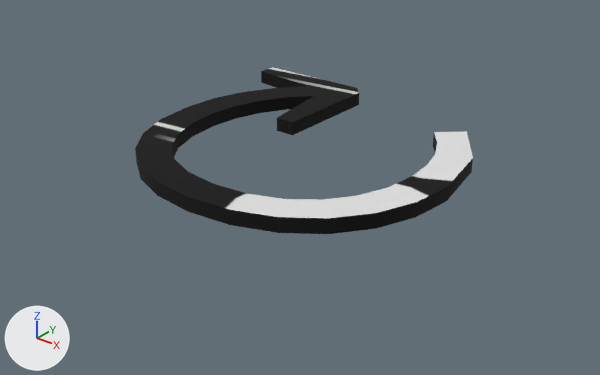
An edit to the OBJ model models/AirHockey/reset.obj, drawn before and after from the same camera.
Before and after are seen from a 50 mm lens placed at (16.41, -20.46, 11.09), pointed at (0.35, -0.38, -1.36). The axes (+X, +Y, +Z) are drawn at lower left. The lights are the same throughout. Where no turn or scale is listed for an object, it has been applied to the vertices.

The first picture shows 'reset'.
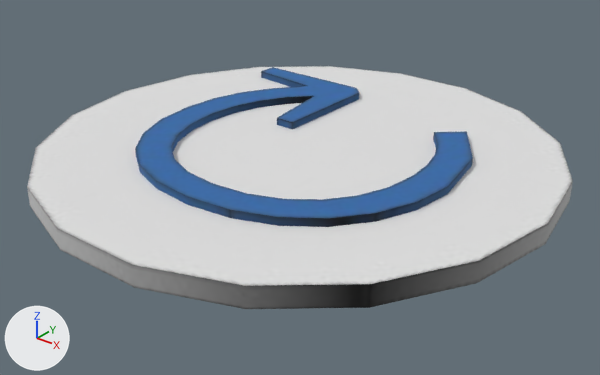
Patch to the scene script:
```diff
--- a/models/AirHockey/reset.obj.py
+++ b/models/AirHockey/reset.obj.py
@@ me_reset @@
 # used by ob_reset; location = (0.0, 0.0, 0.0)
-me_reset.from_pydata(...)  # 92 vertices, 180 faces; spans x -5.83..5.83, y -5.51..5.51, z -0.25..0.25
+me_reset.from_pydata(...)  # 128 vertices, 248 faces; spans x -8.97..8.96, y -8.79..8.86, z -0.71..0.25
+# me_reset part 1: a new loose piece, an 18-sided cylinder along z spanning x -8.97..8.96, y -8.79..8.86, z -0.71..-0.02, in mat_wire_088177027 (picture img_reset_jpg)
+# me_reset part 2: 180 kept faces spanning x -5.83..5.83, y -5.51..5.51, z -0.25..0.25 get new texture (UV) coordinates
 me_reset.materials.append(mat_wire_088177027)
```

Boxes [x1, y1, x2, y2] around the edits, measured in the pictures (600 x 375 px):
'reset', reshaped (61% wider, 45% taller)
    before: [135, 67, 473, 234]
    after: [27, 66, 573, 309]
part 1 of me_reset, added
    after: [27, 66, 573, 309]
part 2 of me_reset, surface changed
    both: [135, 67, 473, 227]
